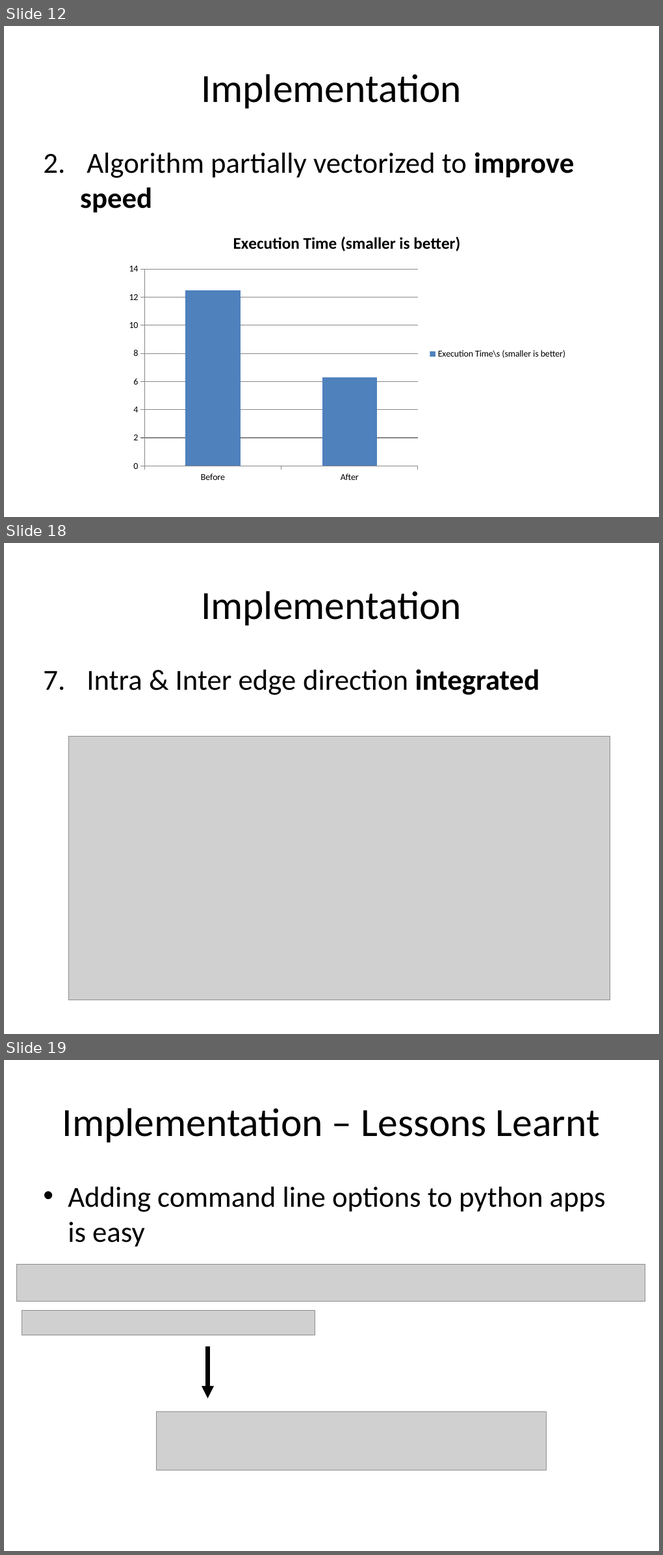
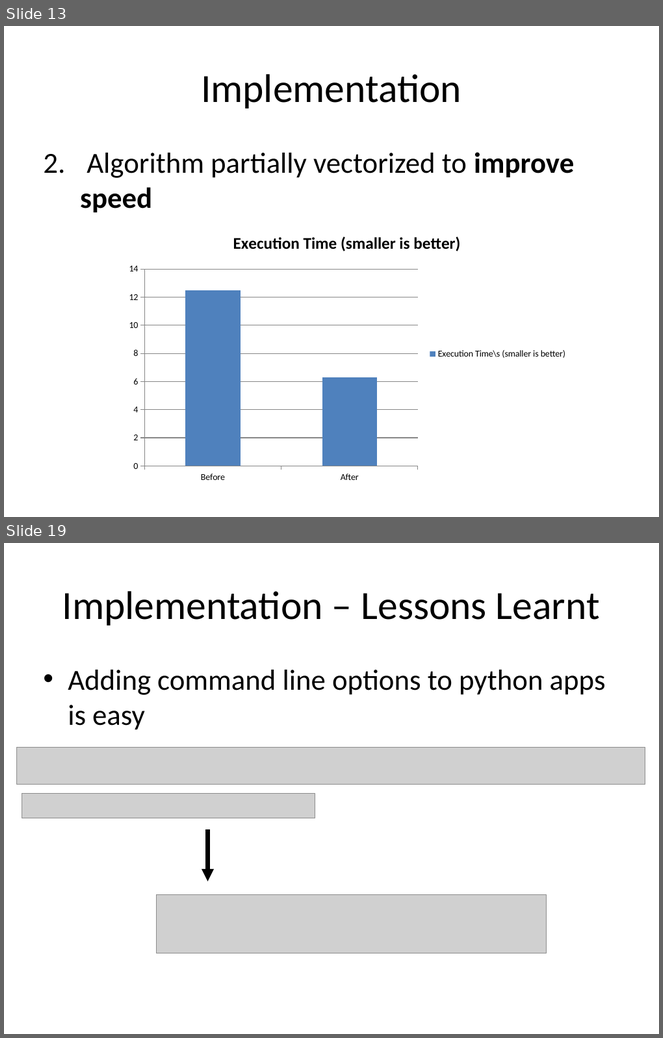
Before and after one commit to michaelwh/susanedge, a slide deck: michael-susanedge-presentation.pptx. Shown one above the other, each under a label of ours: slides 12, 18 and 19 before the commit, slides 13 and 19 after it; the slides between them are not shown. The pictures are 663x1555 and 663x1038 pixels, drawn with LibreOffice and Linux fonts; fonts in the diff are those of the drawing; grey boxes stand for pictures. Boxes give left, top, right and bottom in pixels: in the first picture for what was removed or moved away, otherwise in the second. Text is boxed around its words. In the diff, an @@ line names an element or a change of style, - is before the commit and + after.

```diff
--- a/michael-susanedge-presentation.pptx
+++ b/michael-susanedge-presentation.pptx
@@ slide 18 removed at (x1=4, y1=543, x2=659, y2=1034), background #FFFFFF @@
@@ title removed at (x1=201, y1=591, x2=462, y2=626) @@
-Implementation
@@ text removed at (x1=87, y1=669, x2=540, y2=695) @@
-7. Intra & Inter edge direction integrated
@@ picture removed at (x1=68, y1=736, x2=610, y2=1001) @@
@@ what was slide 12 is now slide 13 @@
```
Also in this commit, not shown: 4 slides changed, 5 slides added, 3 other slides removed.
